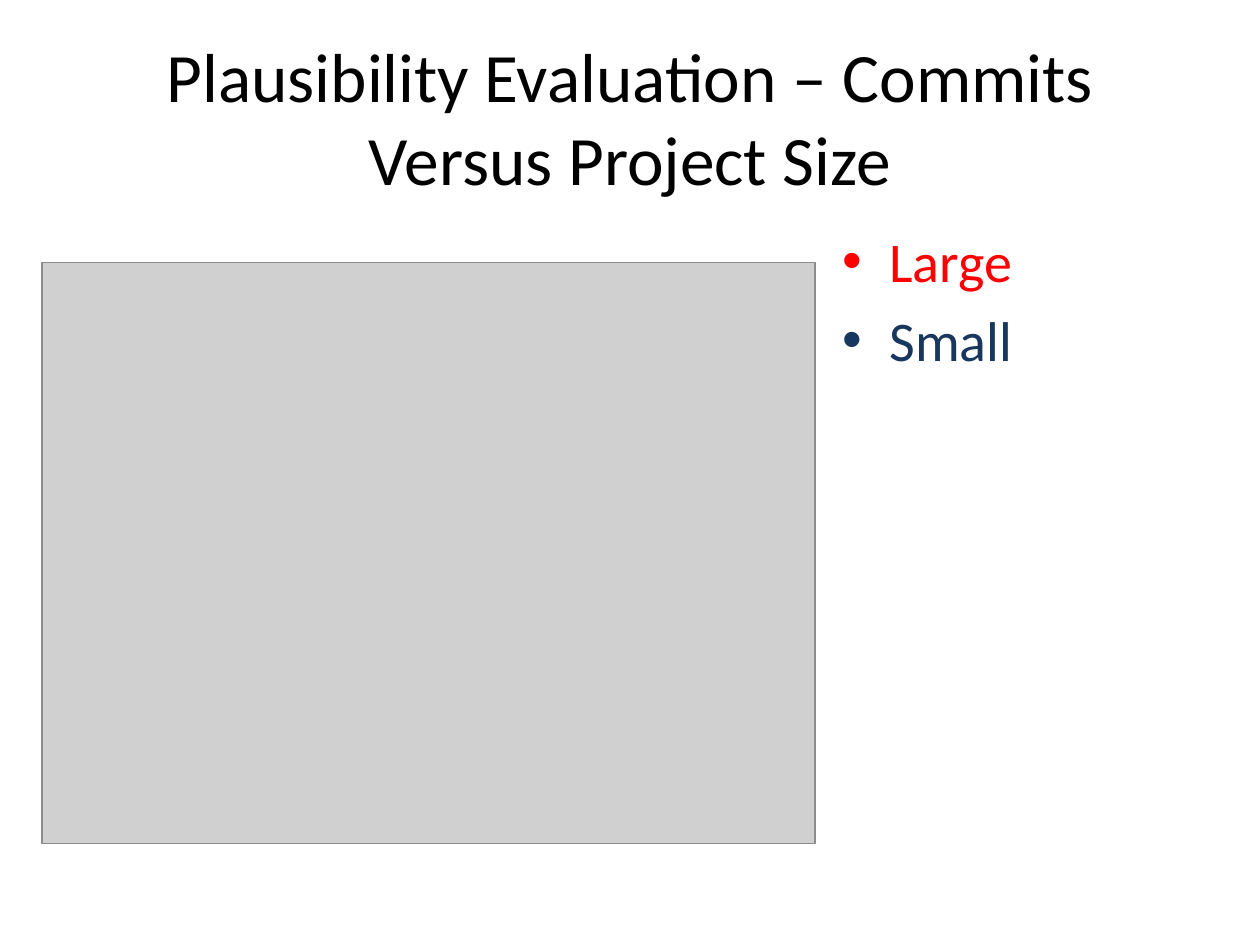
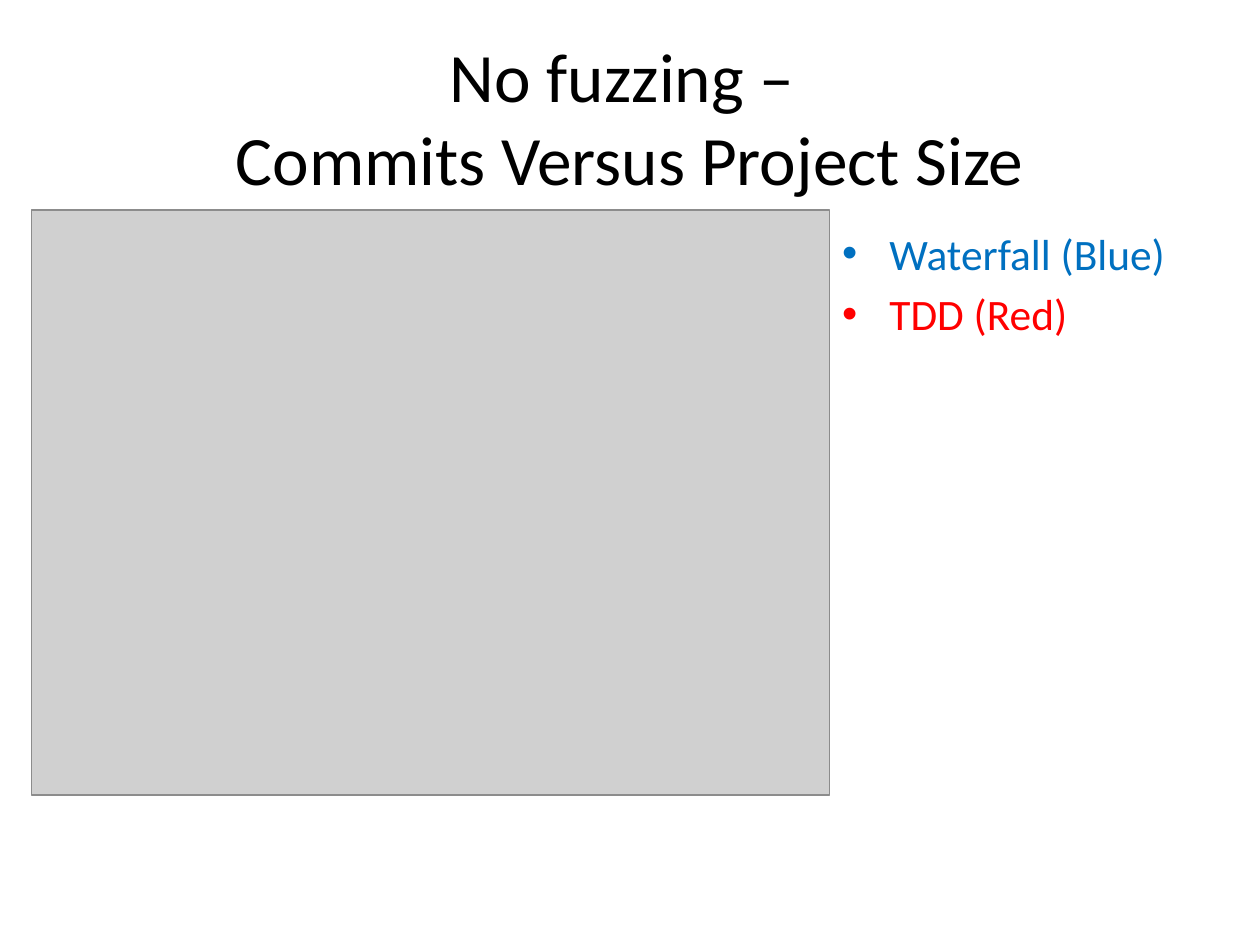
Before and after one commit to probablytom/fuzzi-moss-paper, a slide deck: slide 13 of Presentation.pptx (slide 26 before the commit). Drawn at 1260x945 pixels with LibreOffice and Linux fonts; fonts in the diff are those of the drawing; grey boxes stand for pictures. Boxes give left, top, right and bottom in pixels: in the first picture for what was removed or moved away, otherwise in the second. Text is boxed around its words. In the diff, an @@ line names an element or a change of style, - is before the commit and + after.

```diff
--- a/Presentation.pptx
+++ b/Presentation.pptx
@@ title at <box>236,54,1023,197</box>: text changed @@
-Plausibility Evaluation – Commits Versus Project Size
+No fuzzing –
+Commits Versus Project Size
@@ picture: place and size @@
-picture at <box>42,262,815,843</box>
+picture at <box>32,210,829,796</box>
@@ text at <box>889,238,1165,336</box>: text changed; size 32 to 24.8 pt; text colour #FF0000 to #0070C0 @@
-• Large
-• Small
+• Waterfall (Blue)
+• TDD (Red)
```
Also in this commit, not shown: 10 other slides changed, 3 slides added, 17 slides removed.
